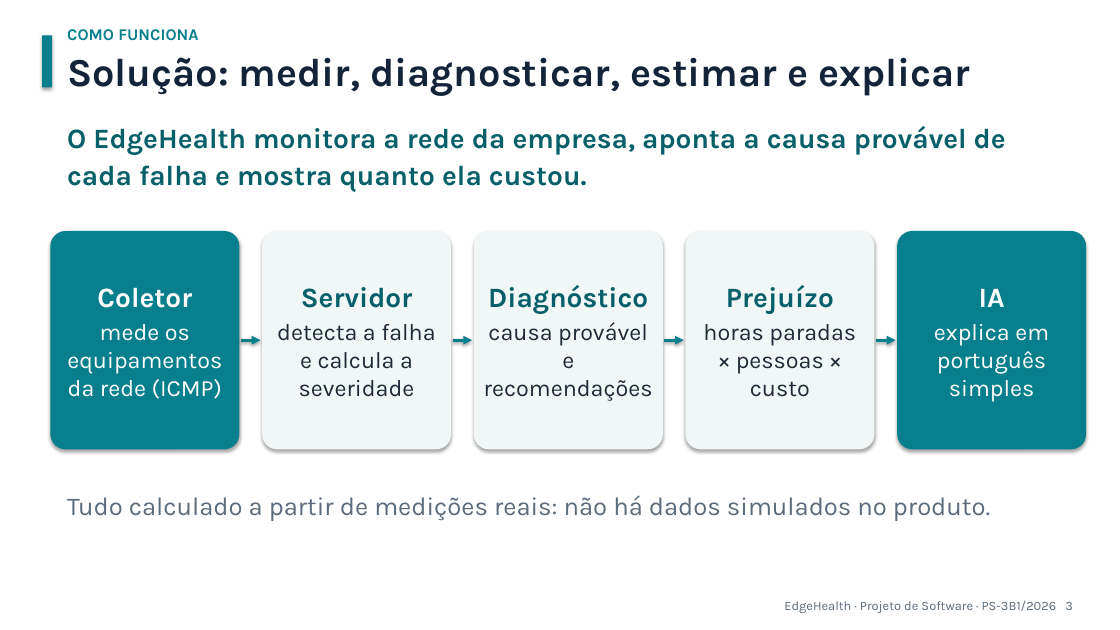
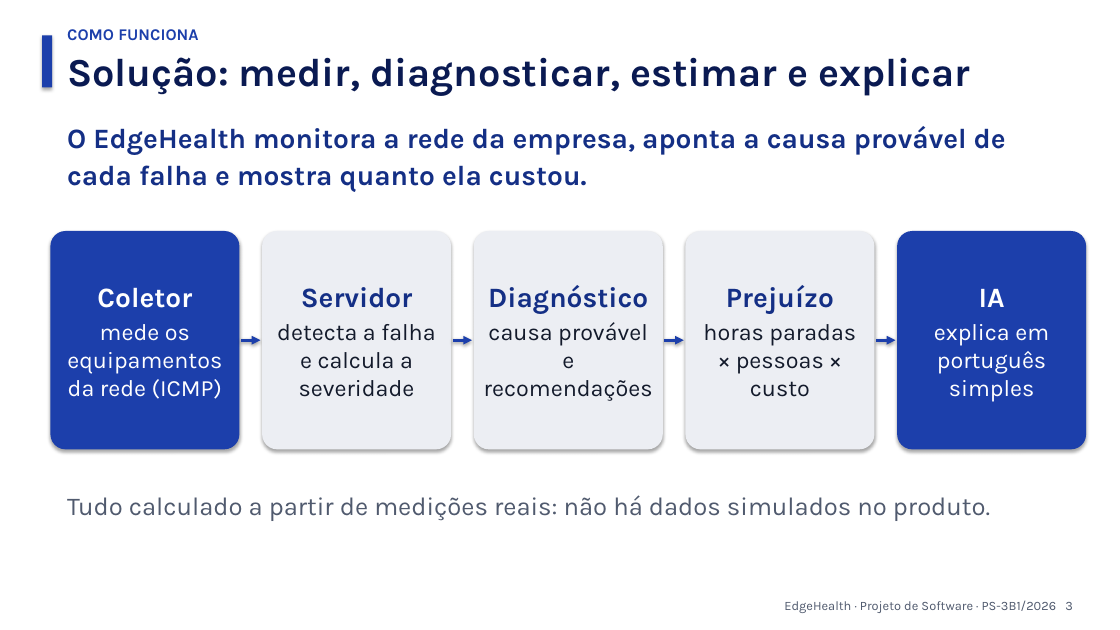
Before and after one commit to MarceloRodriguesDoNascimento/EdgeHealth, a slide deck: slide 3 of apresentacao/EdgeHealth_Apresentacao_Final.pptx. Drawn at 1120x630 pixels with LibreOffice and Linux fonts; fonts in the diff are those of the drawing. Boxes give left, top, right and bottom in pixels: in the first picture for what was removed or moved away, otherwise in the second. Text is boxed around its words. In the diff, an @@ line names an element or a change of style, - is before the commit and + after.

```diff
--- a/apresentacao/EdgeHealth_Apresentacao_Final.pptx
+++ b/apresentacao/EdgeHealth_Apresentacao_Final.pptx
@@ text "COMO FUNCIONA" at [67,29,198,41]: text colour #087F8C to #1C3FAB @@
@@ fill #087F8C to #1C3FAB in 3 elements at [50,231,239,450], [897,231,1086,450], [42,35,52,87] @@
@@ text "Solução: medir, diagnosticar, estimar e ..." at [67,57,970,96]: text colour #12233A to #0A1A52 @@
@@ text "O EdgeHealth monitora a rede ..." at [67,126,1006,192]: text colour #065F69 to #142F85 @@
@@ rounded rectangle "Servidor" at [262,231,451,450]: text colour #065F69 to #142F85 in "Servidor"; text colour #1F2A37 to #131A2B in "detecta a falha e calcula a severidade"; fill #F1F6F7 to #ECEEF3 @@
@@ rounded rectangle "Diagnóstico" at [474,231,663,450]: text colour #065F69 to #142F85 in "Diagnóstico"; text colour #1F2A37 to #131A2B in "causa provável e recomendações"; fill #F1F6F7 to #ECEEF3 @@
@@ rounded rectangle "Prejuízo" at [686,231,875,450]: text colour #065F69 to #142F85 in "Prejuízo"; text colour #1F2A37 to #131A2B in "horas paradas × pessoas × custo"; fill #F1F6F7 to #ECEEF3 @@
@@ arrow (241, 340) - (260, 340): stroke #087F8C 2.5 pt to #1C3FAB 2.5 pt @@
@@ arrow (453, 340) - (472, 340): stroke #087F8C 2.5 pt to #1C3FAB 2.5 pt @@
@@ arrow (665, 340) - (684, 340): stroke #087F8C 2.5 pt to #1C3FAB 2.5 pt @@
@@ arrow (876, 340) - (896, 340): stroke #087F8C 2.5 pt to #1C3FAB 2.5 pt @@
@@ text "Tudo calculado a partir de ..." at [67,495,990,521]: text colour #5B6B7B to #505A6E @@
@@ text "EdgeHealth · Projeto de Software ..." at [784,601,1073,613]: text colour #5B6B7B to #505A6E @@
```
Also in this commit, not shown: 15 other slides changed, 41 other files.
